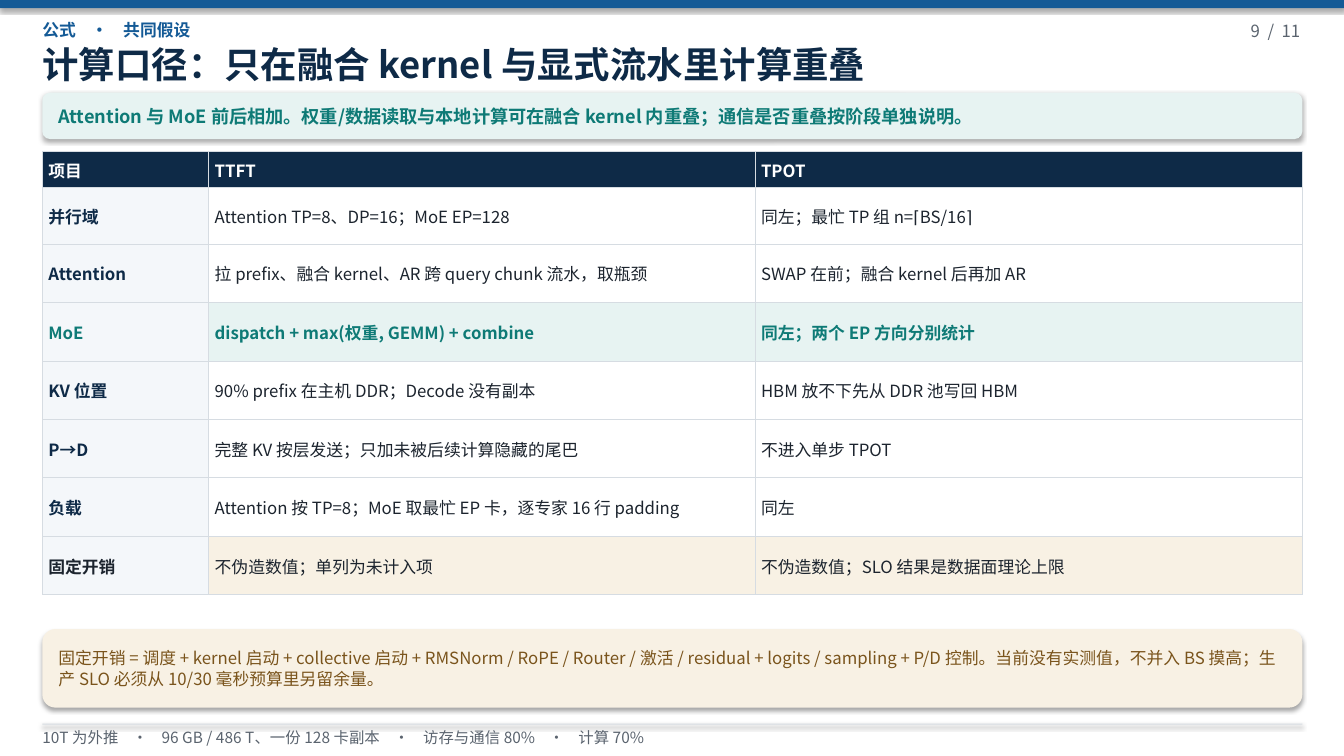
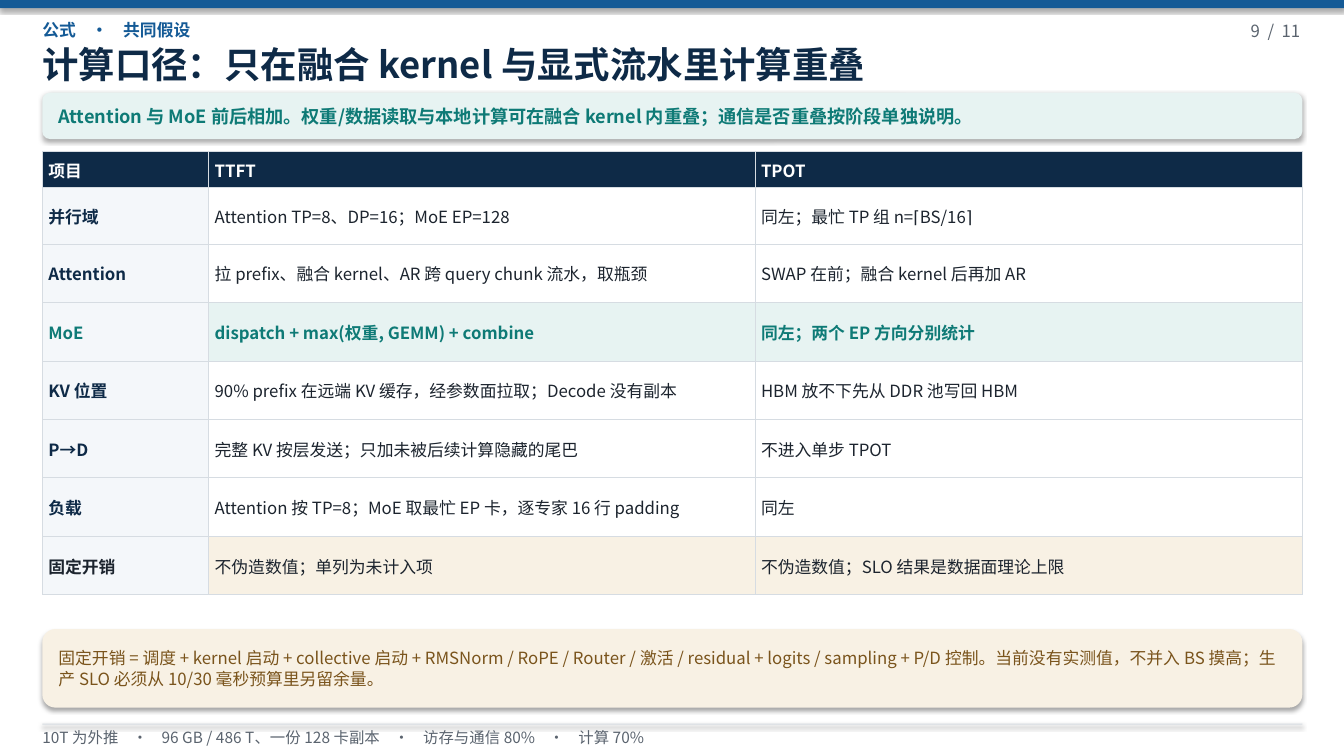
Before and after one commit to 69515164-rgb/UCL-MPComm, a slide deck: slide 9 of docs/deepseek-96g-slo.pptx. Drawn at 1344x756 pixels with LibreOffice and Linux fonts; fonts in the diff are those of the drawing. Boxes give left, top, right and bottom in pixels: in the first picture for what was removed or moved away, otherwise in the second. Text is boxed around its words. In the diff, an @@ line names an element or a change of style, - is before the commit and + after.

```diff
--- a/docs/deepseek-96g-slo.pptx
+++ b/docs/deepseek-96g-slo.pptx
@@ table at bbox=[42, 151, 1303, 595] @@
-row 5, column 2: 90% prefix 在主机 DDR；Decode 没有副本
+row 5, column 2: 90% prefix 在远端 KV 缓存，经参数面拉取；Decode 没有副本
```
Also in this commit, not shown: 2 other slides changed, 1 other file.
